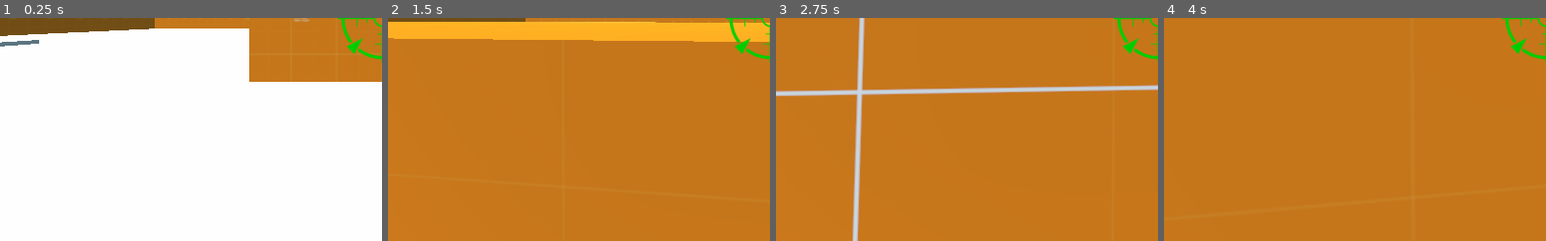
Above: before the commit, frames 1-4 (left to right).
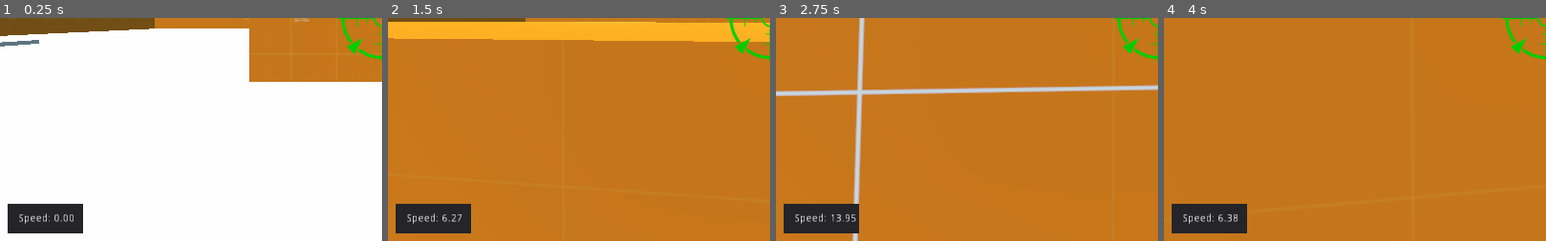
Above: after the commit, the same moments.

Repository: jcollora/Project-Stacked
Game: Godot game, scene res://modules/scenes/TestLevel.tscn
Same seed, same stepped clock (60 frames per second), same inputs: the game is played once before the commit and once after it. Before the commit the project starts from res://modules/TestLevel.tscn.
Inputs (mouse positions are % of the whole screen's width and height, from its top left):
- Up to frame 1 (0.25 s): no input
- Up to frame 2 (1.5 s): move the mouse to (55, 50) at 0.52 s; hold W (move_forward) from 0.53 s (still down); click (55, 50) at 0.6 s; tap Space (move_jump) at 0.77 s; move the mouse to (45, 50) at 1.27 s; tap C (move_crouch) at 1.35 s
- Up to frame 3 (2.75 s): keep holding W (move_forward); tap Space (move_jump) at 1.52 s; move the mouse to (52, 48) at 2.02 s; hold Shift (move_sprint) from 2.03 s (still down)
- Up to frame 4 (4 s): keep holding W (move_forward); move the mouse to (49, 52) at 2.77 s; release Shift (move_sprint) at 2.78 s; click (49, 52) at 2.85 s; tap Space (move_jump) at 3.02, 3.77 s; move the mouse to (57, 51) at 3.52 s; hold C (move_crouch) from 3.53 s (still down)
The pictures show only the part of the screen within x 0-50%, y 50-100%; the shares and areas given below are measured in that part.

The runs differ from the first frame. In frame 1, 2.6% of the frame differs, in the area x 2-22%, y 83-97%; in frame 2, 2.6%; in frame 3, 2.6%; in frame 4, 2.6%.

Commit message:
Moved some assets in file structure, added debug mode which shows speed value

Diff:
--- /dev/null
+++ b/Stacked/modules/scenes/DebugUI.tscn
@@ -0,0 +1,22 @@
+[gd_scene format=2]
+
+[node name="Debug UI" type="Control"]
+anchor_right = 1.0
+anchor_bottom = 1.0
+
+[node name="Panel" type="Panel" parent="."]
+anchor_top = 1.0
+anchor_bottom = 1.0
+margin_left = 10.0
+margin_top = -50.0
+margin_right = 111.0
+margin_bottom = -10.0
+
+[node name="SpeedLabel" type="Label" parent="Panel"]
+anchor_top = 0.5
+anchor_bottom = 0.5
+margin_left = 15.0
+margin_top = -7.0
+margin_right = 47.0
+margin_bottom = 7.0
+text = "Speed: "
--- a/Stacked/modules/Player.tscn
+++ b/Stacked/modules/scenes/Player.tscn
@@ -1,7 +1,7 @@
 [gd_scene load_steps=12 format=2]
 
 [ext_resource path="res://modules/scripts/PlayerController.gd" type="Script" id=1]
-[ext_resource path="res://modules/lance_items/gun.tscn" type="PackedScene" id=2]
+[ext_resource path="res://modules/scenes/gun.tscn" type="PackedScene" id=2]
 [ext_resource path="res://modules/lance_items/crosshair.png" type="Texture" id=3]
 [ext_resource path="res://modules/lance_items/Hand.gd" type="Script" id=4]
 [ext_resource path="res://modules/lance_items/explosion4.png" type="Texture" id=5]
--- a/Stacked/modules/TestLevel.tscn
+++ b/Stacked/modules/scenes/TestLevel.tscn
@@ -1,10 +1,10 @@
 [gd_scene load_steps=8 format=2]
 
-[ext_resource path="res://modules/lance_items/enemy sphere.tscn" type="PackedScene" id=1]
-[ext_resource path="res://modules/Player.tscn" type="PackedScene" id=2]
-[ext_resource path="res://modules/materials/test_gray.tres" type="Material" id=3]
-[ext_resource path="res://modules/materials/test_orange.tres" type="Material" id=4]
-[ext_resource path="res://modules/meshes/TestLevel.obj" type="ArrayMesh" id=5]
+[ext_resource path="res://modules/scenes/Player.tscn" type="PackedScene" id=1]
+[ext_resource path="res://modules/scenes/enemy sphere.tscn" type="PackedScene" id=2]
+[ext_resource path="res://modules/meshes/TestLevel.obj" type="ArrayMesh" id=3]
+[ext_resource path="res://modules/materials/test_gray.tres" type="Material" id=4]
+[ext_resource path="res://modules/materials/test_orange.tres" type="Material" id=5]
 
 [sub_resource type="SpatialMaterial" id=1]
 albedo_color = Color( 0.156863, 0.156863, 0.156863, 1 )
@@ -68,30 +68,30 @@
 
 [node name="TestLevel" type="MeshInstance" parent="."]
 transform = Transform( 1, 0, 0, 0, 1, 0, 0, 0, 1, 1.07787, 0.194146, -0.714869 )
-mesh = ExtResource( 5 )
-skeleton = NodePath("../Spatial/enemy sphere")
-material/0 = ExtResource( 4 )
-material/1 = ExtResource( 4 )
-material/2 = ExtResource( 4 )
-material/3 = ExtResource( 4 )
-material/4 = ExtResource( 3 )
-material/5 = ExtResource( 4 )
-material/6 = ExtResource( 4 )
-material/7 = ExtResource( 4 )
-material/8 = ExtResource( 4 )
-material/9 = ExtResource( 4 )
-material/10 = ExtResource( 4 )
-material/11 = ExtResource( 4 )
-material/12 = ExtResource( 4 )
-material/13 = ExtResource( 4 )
-material/14 = ExtResource( 4 )
-material/15 = ExtResource( 4 )
-material/16 = ExtResource( 4 )
-material/17 = ExtResource( 4 )
-material/18 = ExtResource( 4 )
-material/19 = ExtResource( 4 )
-material/20 = ExtResource( 4 )
-material/21 = ExtResource( 4 )
+mesh = ExtResource( 3 )
+skeleton = NodePath("../Enemies/enemy sphere")
+material/0 = ExtResource( 5 )
+material/1 = ExtResource( 5 )
+material/2 = ExtResource( 5 )
+material/3 = ExtResource( 5 )
+material/4 = ExtResource( 4 )
+material/5 = ExtResource( 5 )
+material/6 = ExtResource( 5 )
+material/7 = ExtResource( 5 )
+material/8 = ExtResource( 5 )
+material/9 = ExtResource( 5 )
+material/10 = ExtResource( 5 )
+material/11 = ExtResource( 5 )
+material/12 = ExtResource( 5 )
+material/13 = ExtResource( 5 )
+material/14 = ExtResource( 5 )
+material/15 = ExtResource( 5 )
+material/16 = ExtResource( 5 )
+material/17 = ExtResource( 5 )
+material/18 = ExtResource( 5 )
+material/19 = ExtResource( 5 )
+material/20 = ExtResource( 5 )
+material/21 = ExtResource( 5 )
 material/22 = null
 
 [node name="StaticBody" type="StaticBody" parent="TestLevel"]
@@ -102,19 +102,20 @@
 [node name="DirectionalLight" type="DirectionalLight" parent="."]
 transform = Transform( 0.5, 0.866025, 0, -0.433013, 0.25, 0.866025, 0.75, -0.433013, 0.5, 0, 5, 0 )
 
-[node name="Player" parent="." instance=ExtResource( 2 )]
+[node name="Player" parent="." instance=ExtResource( 1 )]
 transform = Transform( 0.1, 0, 0, 0, 0.1, 0, 0, 0, 0.1, 0, 1, -2.07121 )
+DEBUG_MODE = true
 
-[node name="Spatial" type="Spatial" parent="."]
+[node name="Enemies" type="Spatial" parent="."]
 
-[node name="enemy sphere" parent="Spatial" instance=ExtResource( 1 )]
+[node name="enemy sphere" parent="Enemies" instance=ExtResource( 2 )]
 transform = Transform( -0.999579, -0.0290208, -8.7386e-08, -0.0290208, 0.999579, -2.53708e-09, 8.74228e-08, 0, -1, 4.78137, 4.86895, 12.5658 )
 
-[node name="enemy sphere2" parent="Spatial" instance=ExtResource( 1 )]
+[node name="enemy sphere2" parent="Enemies" instance=ExtResource( 2 )]
 transform = Transform( 0.0806339, 0.615283, -0.784171, -0.0378084, 0.788055, 0.614443, 0.996026, -0.0198966, 0.0868067, -2.79436, 5.47215, 1.17911 )
 
-[node name="enemy sphere3" parent="Spatial" instance=ExtResource( 1 )]
+[node name="enemy sphere3" parent="Enemies" instance=ExtResource( 2 )]
 transform = Transform( 0.500168, 7.51266e-05, 0.865928, -0.000393506, 1, 0.000140548, -0.865928, -0.000411044, 0.500168, 4.50357, 5.47215, 3.54615 )
 
-[node name="enemy sphere4" parent="Spatial" instance=ExtResource( 1 )]
+[node name="enemy sphere4" parent="Enemies" instance=ExtResource( 2 )]
 transform = Transform( 0.500168, 7.51266e-05, 0.865928, -0.000393506, 1, 0.000140548, -0.865928, -0.000411044, 0.500168, 2.18285, 10.686, -7.73623 )
--- a/Stacked/modules/scripts/PlayerController.gd
+++ b/Stacked/modules/scripts/PlayerController.gd
@@ -1,4 +1,7 @@
 extends KinematicBody
+
+export var DEBUG_MODE = false
+var debug_ui = preload("res://modules/scenes/DebugUI.tscn")
 
 var fov_base = 90
 var fov_crouch = fov_base - 10
@@ -34,6 +37,11 @@
 func _ready():
 	#hides the cursor
 	Input.set_mouse_mode(Input.MOUSE_MODE_CAPTURED)
+
+	#add debug mode ui if enabled
+	if DEBUG_MODE:
+		var debug_ui_node = debug_ui.instance()
+		add_child(debug_ui_node)
 
 func _input(event):
 	#get mouse input for camera rotation
@@ -103,3 +111,7 @@
 	# change fov based on sprint or crouch (use linear interpolation to make fov change look smooth)
 	var fov_interpolated = camera.fov + ((fov_new - camera.fov) * fov_change_speed * delta)
 	camera.fov = clamp(fov_interpolated, 1, 179)
+
+	# update debug ui if enabled
+	if DEBUG_MODE:
+		$'Debug UI/Panel/SpeedLabel'.text = "Speed: %.2f" % velocity.length()
--- a/Stacked/project.godot
+++ b/Stacked/project.godot
@@ -11,7 +11,7 @@
 [application]
 
 config/name="Stacked"
-run/main_scene="res://modules/TestLevel.tscn"
+run/main_scene="res://modules/scenes/TestLevel.tscn"
 
 [autoload]
 
Renamed: Stacked/modules/lance_items/enemy sphere.tscn -> Stacked/modules/scenes/enemy sphere.tscn
Renamed: Stacked/modules/lance_items/gun.tscn -> Stacked/modules/scenes/gun.tscn
